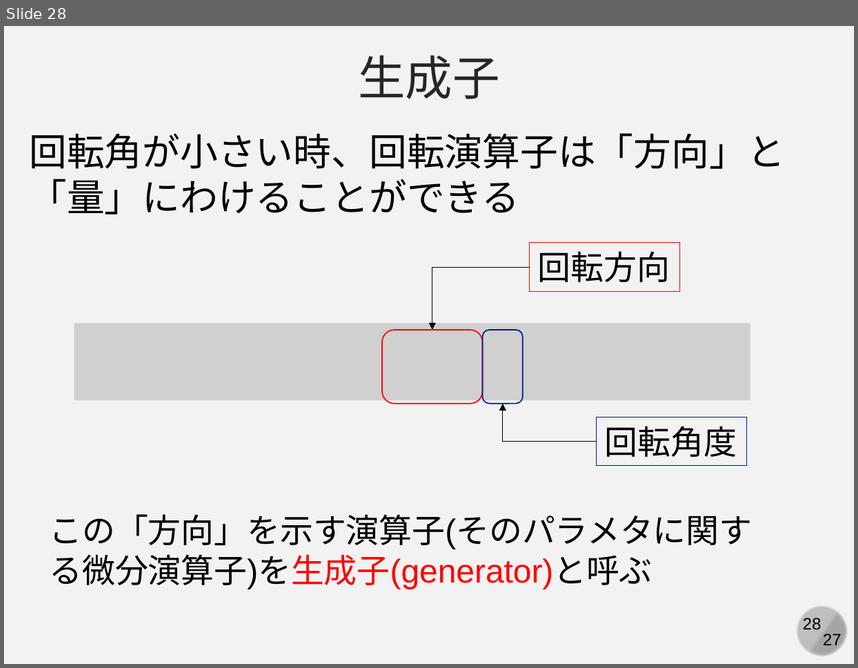
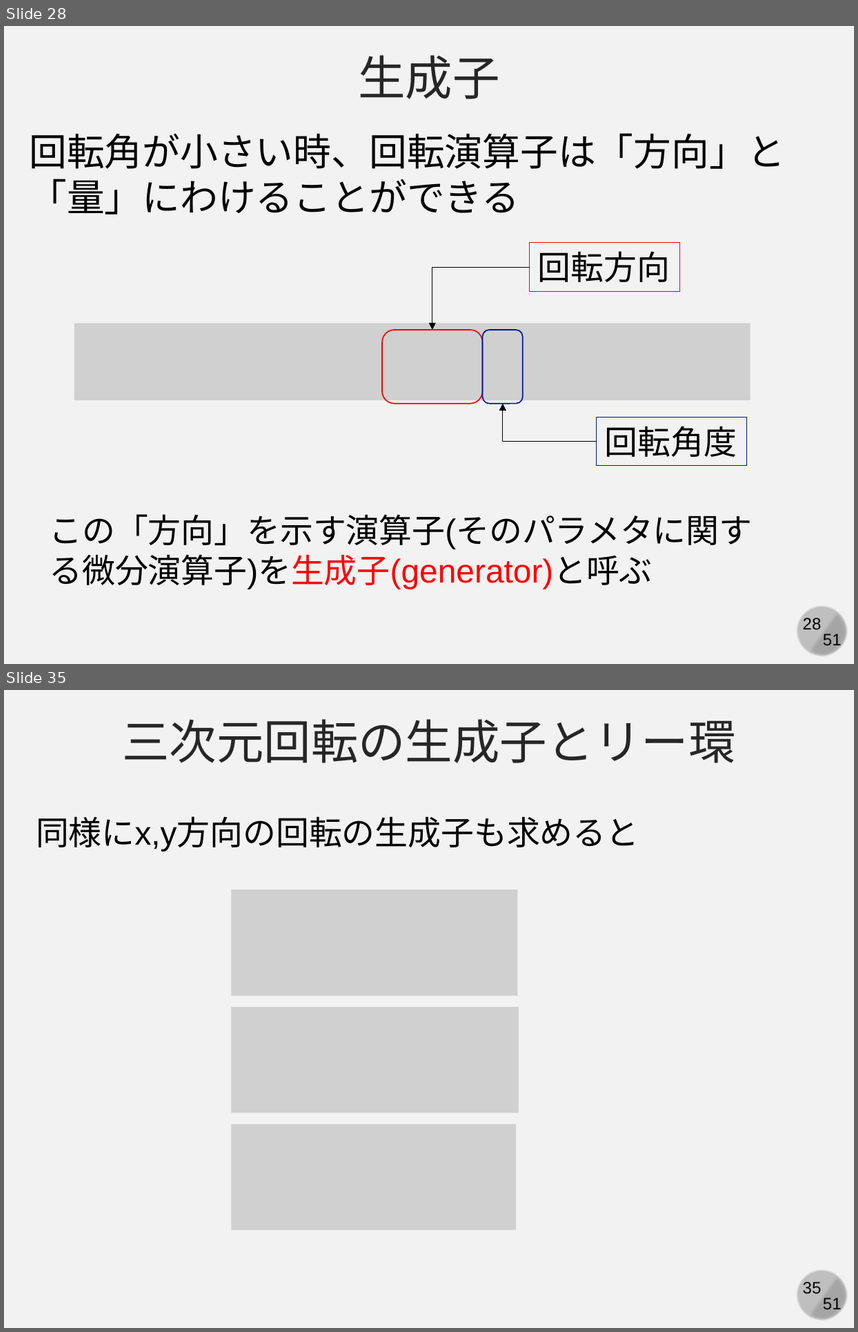
Before and after one commit to kaityo256/classical_mechanics, a slide deck: poisson/fig/slide.pptx. Shown one above the other, each under a label of ours: slide 28 before the commit, slides 28 and 35 after it; the slides between them are not shown. The pictures are 858x668 and 858x1332 pixels, drawn with LibreOffice and Linux fonts; fonts in the diff are those of the drawing; grey boxes stand for pictures. Boxes give left, top, right and bottom in pixels: in the first picture for what was removed or moved away, otherwise in the second. Text is boxed around its words. In the diff, an @@ line names an element or a change of style, - is before the commit and + after.

```diff
--- a/poisson/fig/slide.pptx
+++ b/poisson/fig/slide.pptx
@@ slide 35 added at [4,690,854,1328], background #F2F2F2; not listed: 4 template elements that a slide beside it also shows @@
@@ text added at [123,719,736,763], 40 pt, text #262626 @@
+三次元回転の生成子とリー環
@@ text added at [36,816,639,851], 28 pt, text #000000 @@
+同様にx,y方向の回転の生成子も求めると
@@ picture added at [231,890,517,996] @@
@@ picture added at [231,1006,518,1112] @@
@@ picture added at [231,1123,516,1230] @@
@@ slide 28 changed as well @@
@@ text at [823,633,842,649]: text changed @@
-27
+51
```
Also in this commit, not shown: 27 other slides changed, 22 other slides added, 1 other file.
